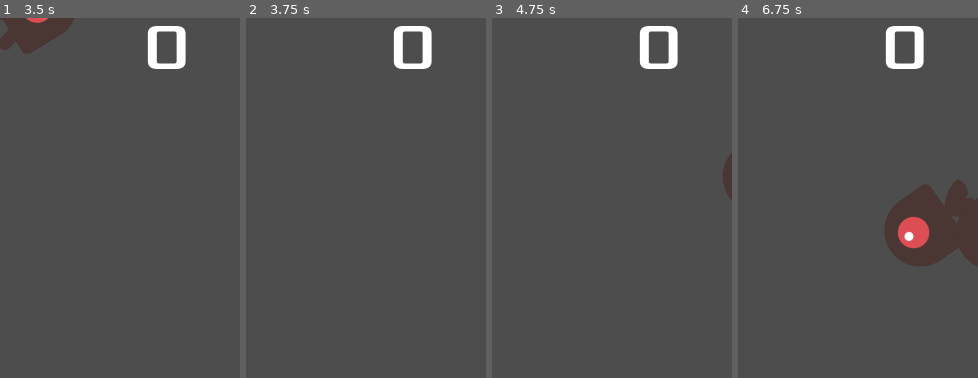
Above: before the commit, frames 1-4 (left to right).
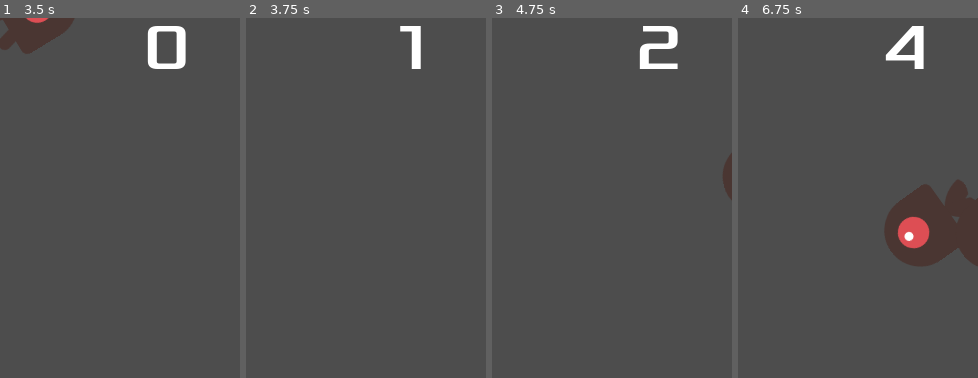
Above: after the commit, the same moments.

Repository: slinkp/godot-first-2d-game-tutorial
Game: Godot game, scene res://main.tscn
Same seed, same stepped clock (60 frames per second), same inputs: the game is played once before the commit and once after it.
Inputs:
- Up to frame 1 (3.5 s): click "Start" at 0.5 s; tap Enter at 1.25 s; hold Right (move_right) 1.28-2.03 s; hold Down (move_down) 2.03-2.78 s; hold Right (move_right) from 2.78 s (still down)
- Up to frame 2 (3.75 s): release Right (move_right) at 3.53 s; hold Up (move_up) from 3.53 s (still down)
- Up to frame 3 (4.75 s): release Up (move_up) at 4.28 s; hold Left (move_left) from 4.28 s (still down)
- Up to frame 4 (6.75 s): release Left (move_left) at 5.78 s; hold Down (move_down) 5.78-6.53 s; hold Right (move_right) from 6.53 s (still down)
The pictures show only the part of the screen within x 6-56%, y 1-51%; the shares and areas given below are measured in that part.

Frame 1 is identical in both runs. In frame 2, 1.4% of the frame differs, in the area x 61-78%, y 2-15%; in frame 3, 0.6%; in frame 4, 1.0%.

Commit message:
Update displayed score every time score timer ticks

Diff:
--- a/main.gd
+++ b/main.gd
@@ -29,6 +29,7 @@
 
 func _on_score_timer_timeout():
 	score += 1
+	$HUD.update_score(score)
 
 func _on_start_timer_timeout():
 	print("Start timer timed out")
